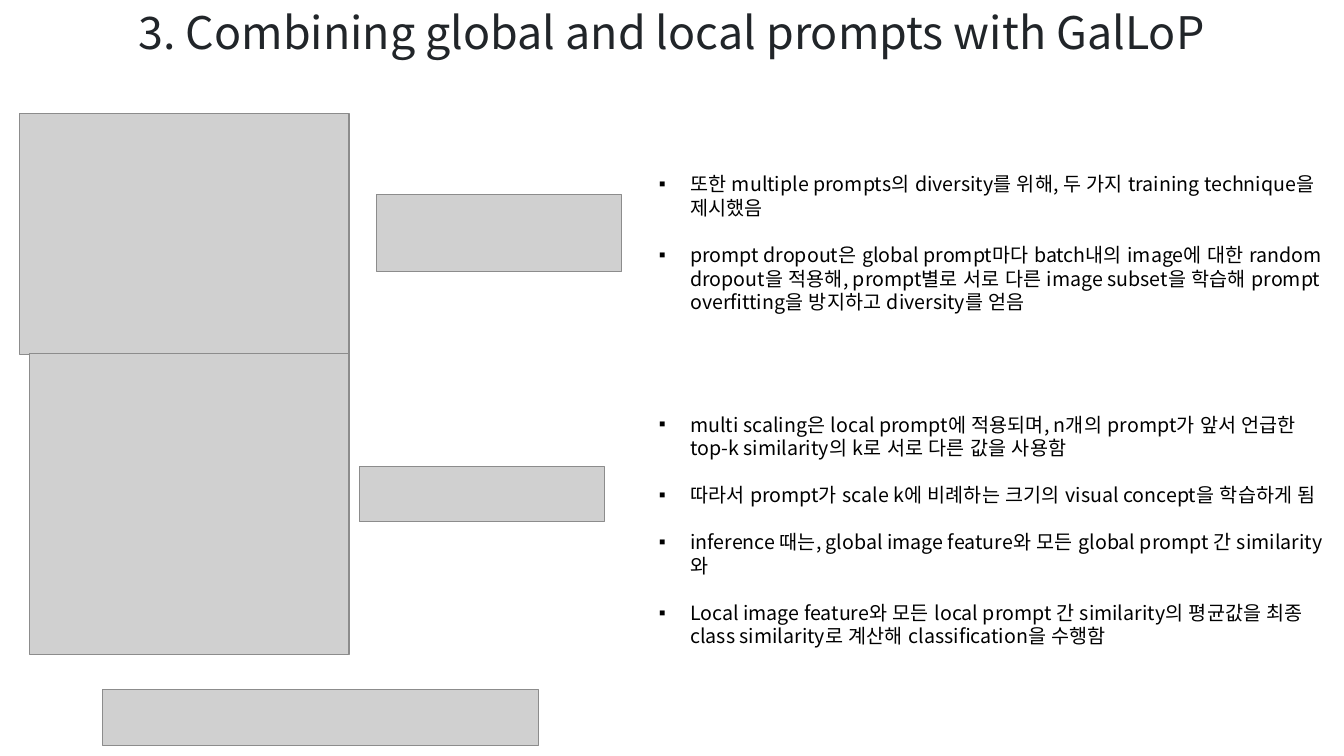
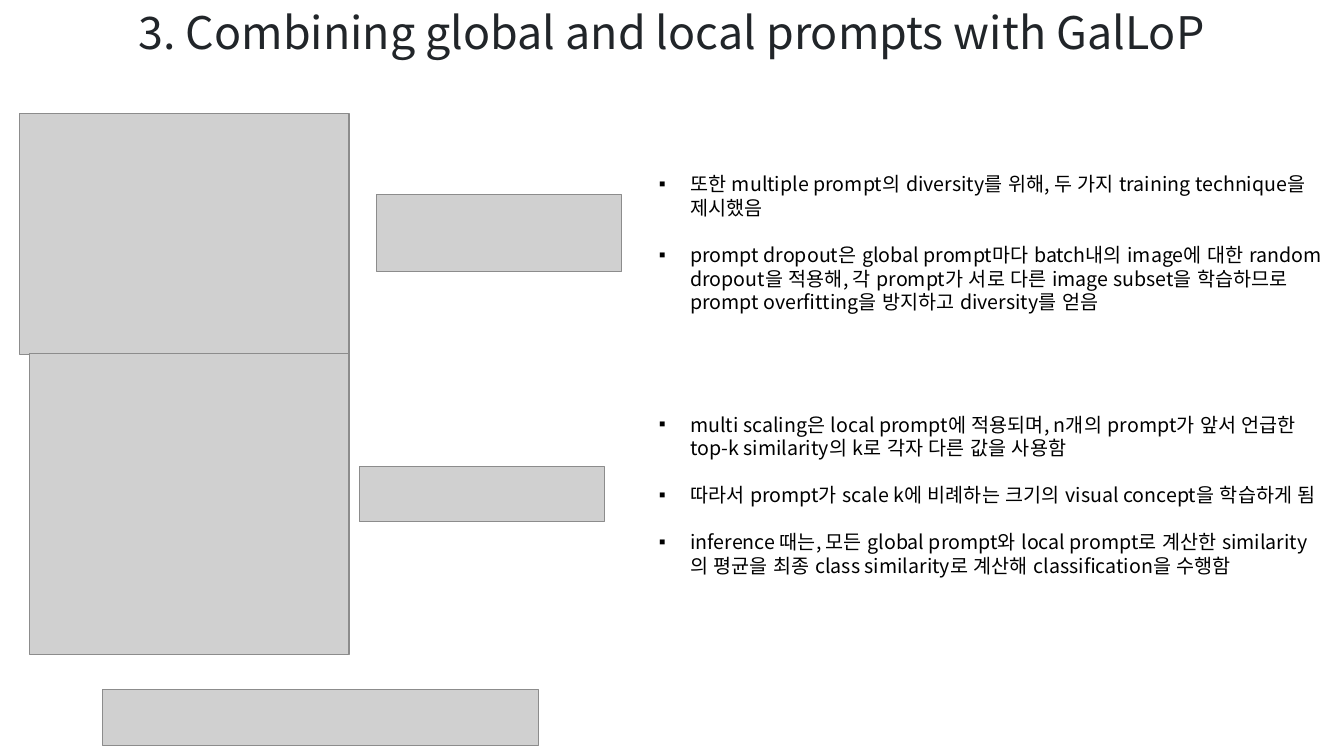
Before and after one commit to hbcho03/cvpr, a slide deck: slide 9 of CVPR/논문/DA(ECCV) PPT.pptx. Drawn at 1344x756 pixels with LibreOffice and Linux fonts; fonts in the diff are those of the drawing; grey boxes stand for pictures. Boxes give left, top, right and bottom in pixels: in the first picture for what was removed or moved away, otherwise in the second. Text is boxed around its words. In the diff, an @@ line names an element or a change of style, - is before the commit and + after.

```diff
--- a/CVPR/논문/DA(ECCV) PPT.pptx
+++ b/CVPR/논문/DA(ECCV) PPT.pptx
@@ text at (690,174,1321,314): text changed @@
-▪ 또한 multiple prompts의 diversity를 위해, 두 가지 training technique을 제시했음
-▪ prompt dropout은 global prompt마다 batch내의 image에 대한 random dropout을 적용해, prompt별로 서로 다른 image subset을 학습해 prompt overfitting을 방지하고 diversity를 얻음
+▪ 또한 multiple prompt의 diversity를 위해, 두 가지 training technique을 제시했음
+▪ prompt dropout은 global prompt마다 batch내의 image에 대한 random dropout을 적용해, 각 prompt가 서로 다른 image subset을 학습하므로 prompt overfitting을 방지하고 diversity를 얻음
@@ text at (690,415,1296,460): text changed @@
-▪ multi scaling은 local prompt에 적용되며, n개의 prompt가 앞서 언급한 top-k similarity의 k로 서로 다른 값을 사용함
+▪ multi scaling은 local prompt에 적용되며, n개의 prompt가 앞서 언급한 top-k similarity의 k로 각자 다른 값을 사용함
@@ text at (690,532,1231,578): text changed @@
-▪ inference 때는, global image feature와 모든 global prompt 간 similarity와
-▪ Local image feature와 모든 local prompt 간 similarity의 평균값을 최종 class similarity로 계산해 classification을 수행함
+▪ inference 때는, 모든 global prompt와 local prompt로 계산한 similarity의 평균을 최종 class similarity로 계산해 classification을 수행함
```
Also in this commit, not shown: 14 other slides changed.
